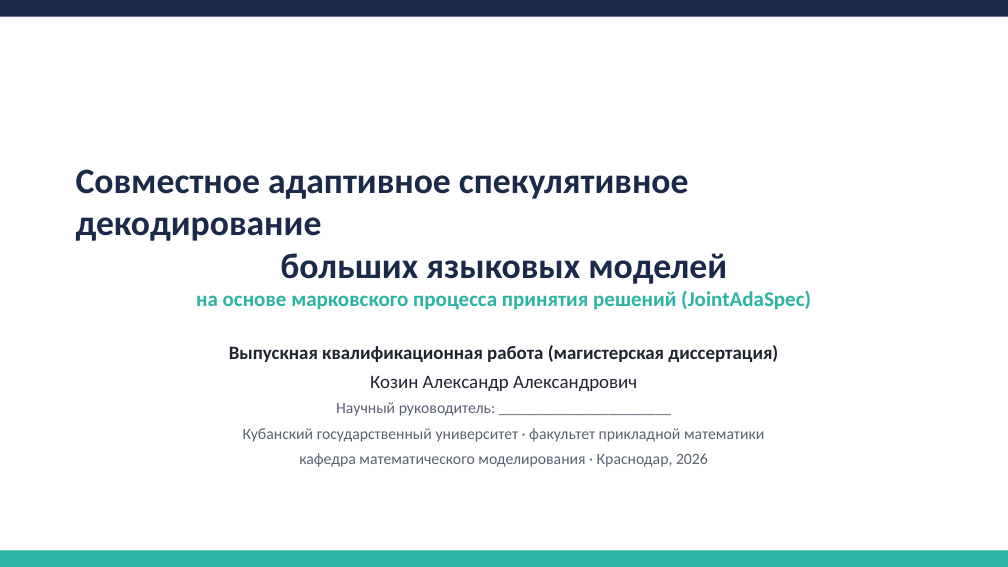
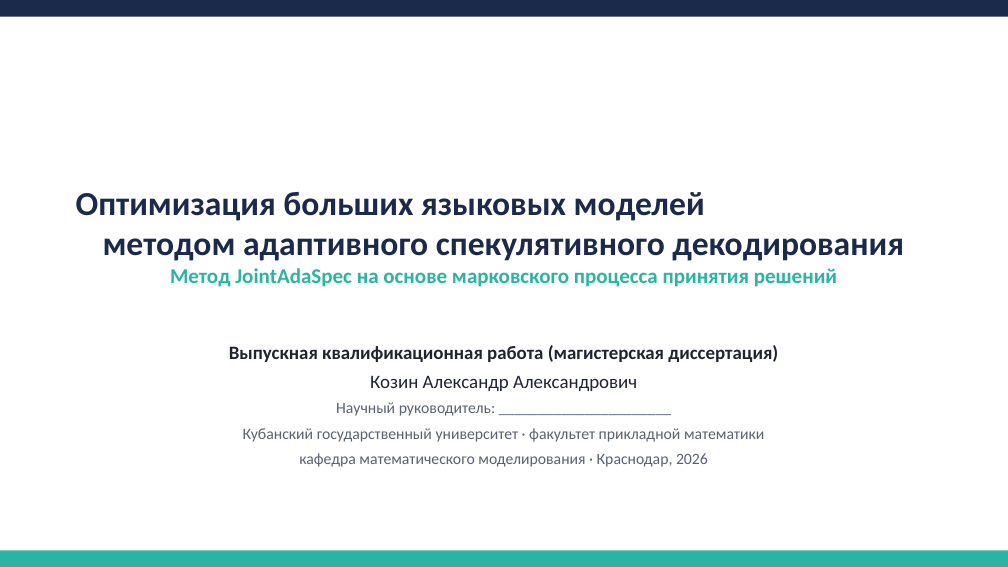
Before and after one commit to levvius/adaptive-speculative-decoding, a slide deck: slide 1 of papers/dist/JointAdaSpec_defense.pptx. Drawn at 1008x567 pixels with LibreOffice and Linux fonts; fonts in the diff are those of the drawing. Boxes give left, top, right and bottom in pixels: in the first picture for what was removed or moved away, otherwise in the second. Text is boxed around its words. In the diff, an @@ line names an element or a change of style, - is before the commit and + after.

```diff
--- a/papers/dist/JointAdaSpec_defense.pptx
+++ b/papers/dist/JointAdaSpec_defense.pptx
@@ text at box(76, 192, 904, 287): text changed; size 34 to 32 pt @@
-Совместное адаптивное спекулятивное декодирование
-больших языковых моделей
-на основе марковского процесса принятия решений (JointAdaSpec)
+Оптимизация больших языковых моделей
+методом адаптивного спекулятивного декодирования
+Метод JointAdaSpec на основе марковского процесса принятия решений
```
Also in this commit, not shown: 8 other files.
